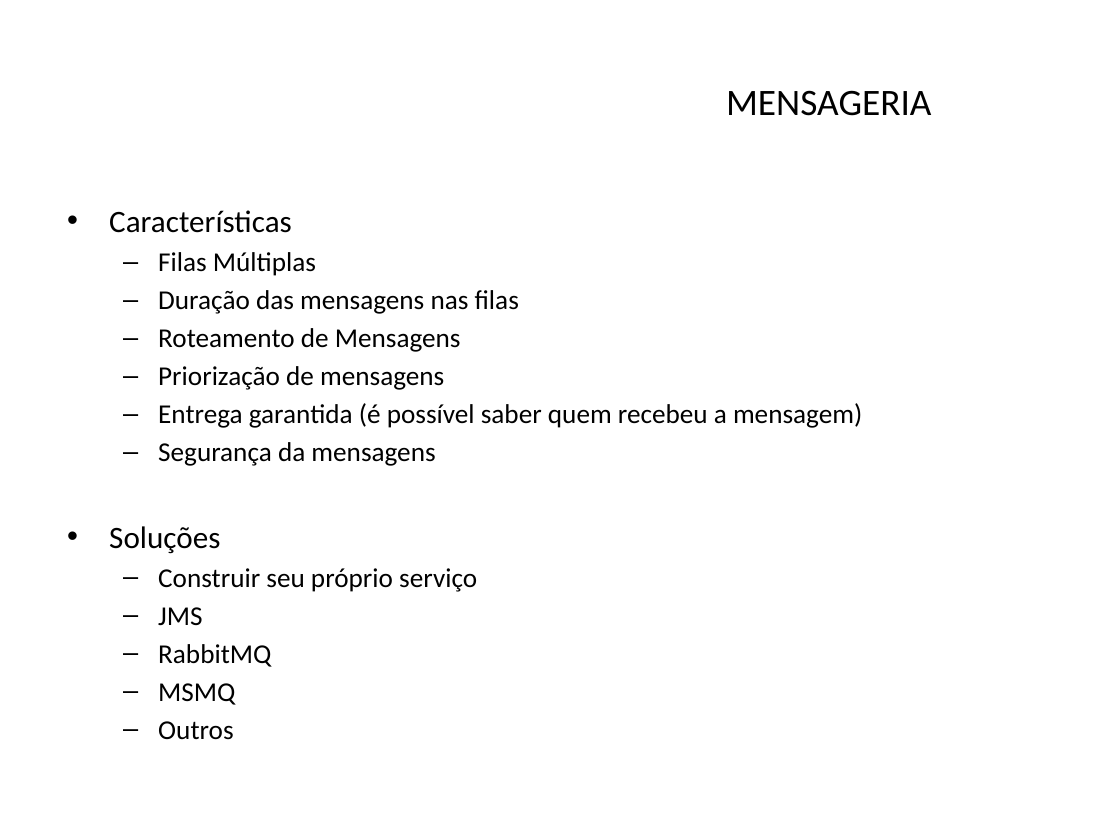
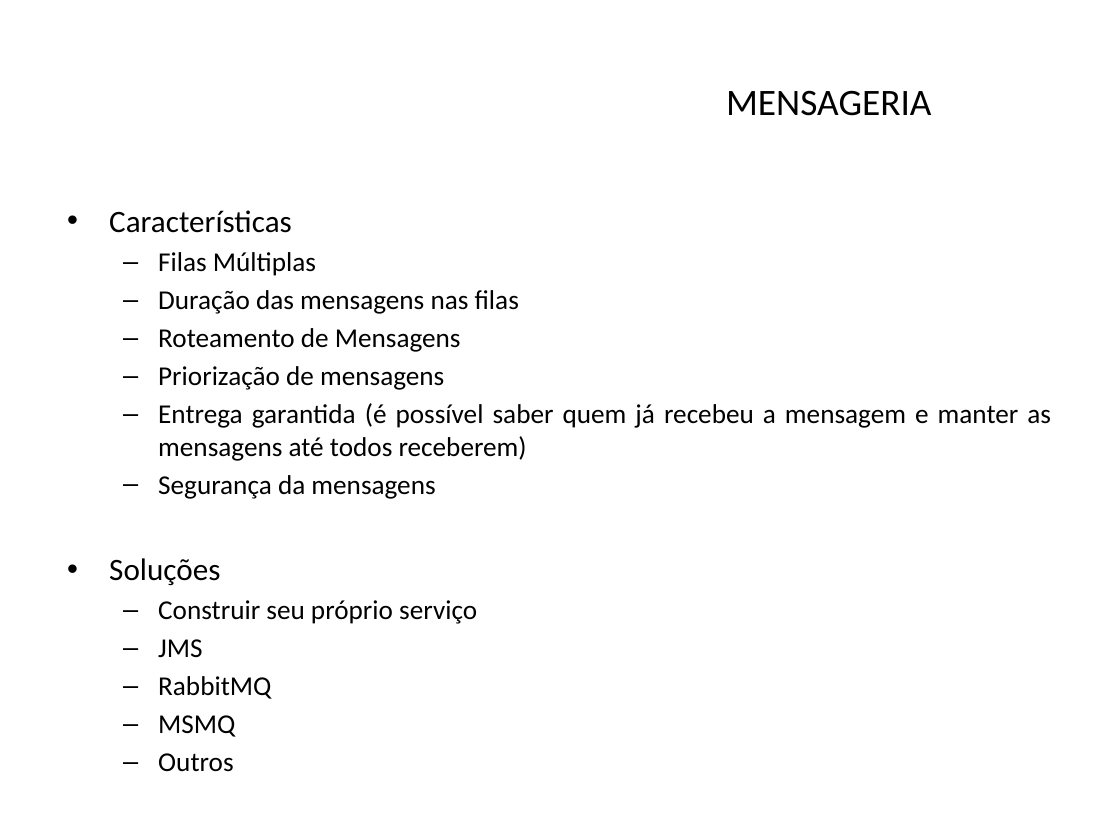
Before and after one commit to alexfdealmeida/alfa-eaes-servicos, a slide deck: slide 30 of slides/Arquitetura Orientada a Serviços.pptx (slide 22 before the commit). Drawn at 1120x840 pixels with LibreOffice and Linux fonts; fonts in the diff are those of the drawing; background and template pictures are left out. Boxes give left, top, right and bottom in pixels: in the first picture for what was removed or moved away, otherwise in the second. Text is boxed around its words. In the diff, an @@ line names an element or a change of style, - is before the commit and + after.

```diff
--- a/slides/Arquitetura Orientada a Serviços.pptx
+++ b/slides/Arquitetura Orientada a Serviços.pptx
@@ text at bbox=[158, 403, 1051, 461]: text changed @@
-  – Entrega garantida (é possível saber quem recebeu a mensagem)
+  – Entrega garantida (é possível saber quem já recebeu a mensagem e manter as mensagens até todos receberem)
```
Also in this commit, not shown: 1 other slide changed, 15 slides added, 3 other files.
